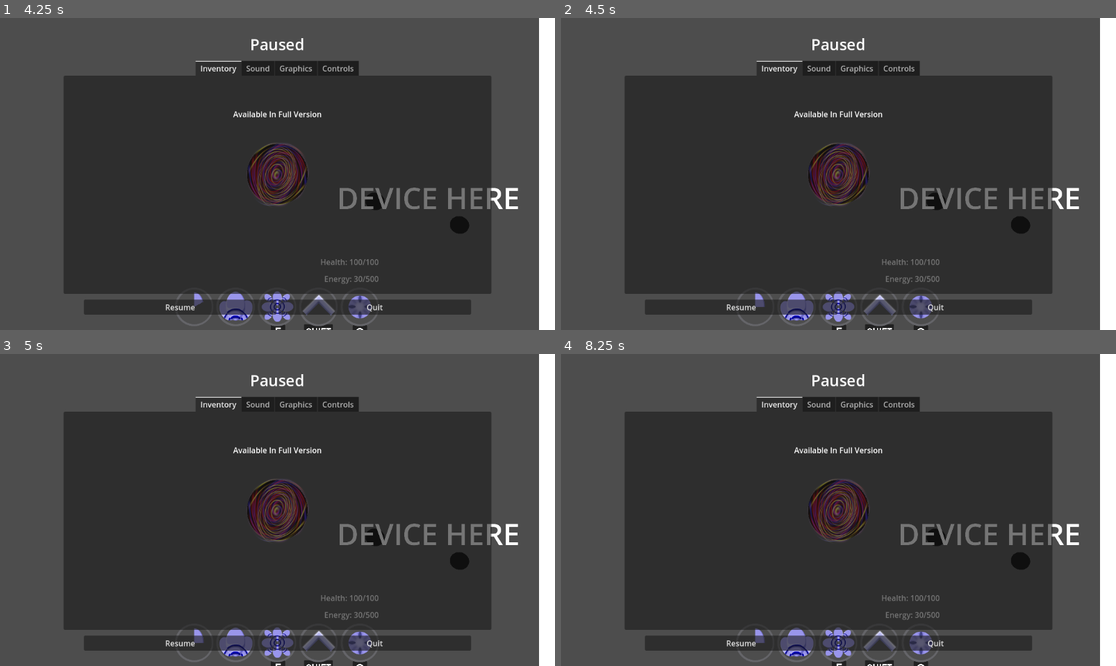
Above: before the commit, frames 1-4 (two rows, left to right).
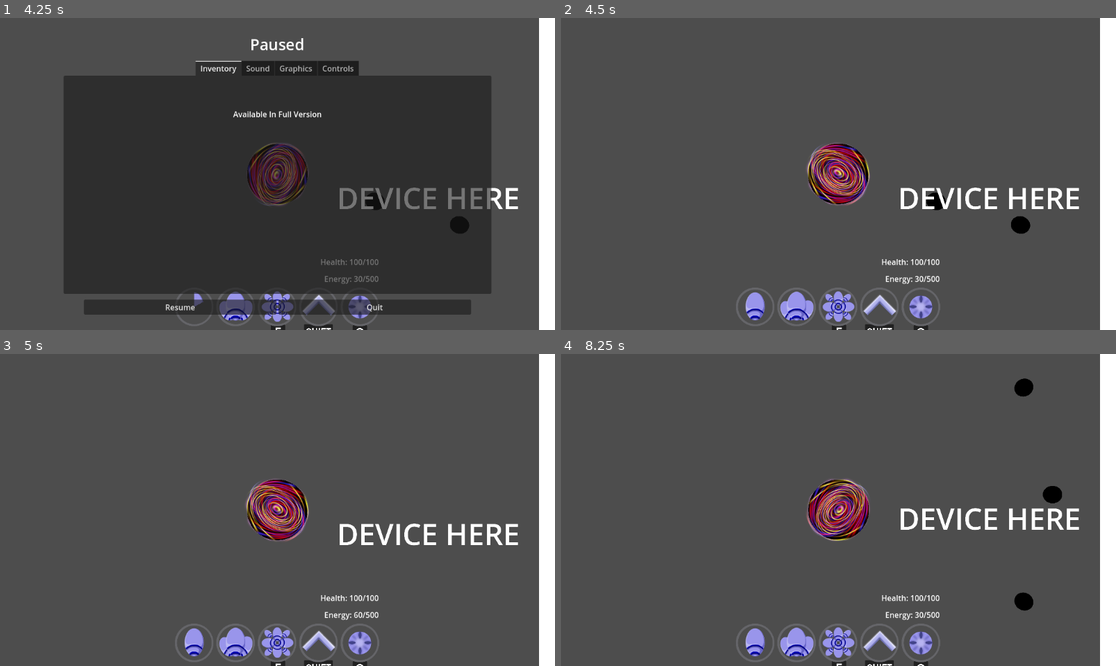
Above: after the commit, the same moments.

Repository: starlight426/TeamSevenGame
Game: Godot game, scene res://main.tscn
Same seed, same stepped clock (60 frames per second), same inputs: the game is played once before the commit and once after it.
Inputs (mouse positions are in pixels of both pictures, inside the frame that each line leads up to):
- Up to frame 1 (4.25 s): move the mouse to (399, 158) at 0.52 s; hold E (e_press) 0.53-1.28 s; move the mouse to (166, 189) at 1.27 s; tap A (a_press) at 1.35 s; tap E (e_press) at 1.55, 2.3, 2.85, 3.8 s; move the mouse to (333, 105) at 2.02 s; hold D (d_press) 2.03-2.78 s; move the mouse to (249, 236) at 2.77 s; move the mouse to (444, 220) at 3.52 s; press the mouse at (444, 220) at 3.53 s; tap Escape (pause) at 4.15 s
- Up to frame 2 (4.5 s): release the mouse at (1005, 220) at 4.25 s; click "Resume" at 4.25 s
- Up to frame 3 (5 s): no input
- Up to frame 4 (8.25 s): click (738, 644) at 5 s, where only the run before the commit has a clickable "Resume"; click (738, 644) at 5.75 s, where only the run before the commit has a clickable "Resume"; move the mouse to (672, 463) at 6.52 s; tap Q (q_press) at 6.6 s; tap E (e_press) at 6.8, 7.55 s; move the mouse to (866, 510) at 7.27 s; hold Right mouse button (right_click) 7.28-8.03 s; move the mouse to (755, 432) at 8.02 s; tap S (s_press) at 8.1 s

Frame 1 is identical in both runs. In frame 2, 58% of the frame differs, in the area x 11-89%, y 6-97%; in frame 3, 58%; in frame 4, 59%, in the area x 11-94%, y 6-97%.

Commit message:
Pause Menu Fixed

Diff:
--- a/UI Scenes/pause_menu.gd
+++ b/UI Scenes/pause_menu.gd
@@ -12,7 +12,7 @@
 	set_process(false)
 
 func on_resume_pressed() -> void:
-	main.pauseMenu()
+	get_parent().get_parent().pauseMenu()
 
 func on_quit_pressed() -> void:
 	get_tree().quit()
--- a/UI Scenes/pause_menu.gdshader
+++ /dev/null
@@ -1,14 +0,0 @@
-shader_type canvas_item;
-
-void vertex() {
-	// Called for every vertex the material is visible on.
-}
-
-void fragment() {
-	// Called for every pixel the material is visible on.
-}
-
-//void light() {
-//	// Called for every pixel for every light affecting the CanvasItem.
-//	// Uncomment to replace the default light processing function with this one.
-//}
--- a/UI Scenes/pause_menu.tscn
+++ b/UI Scenes/pause_menu.tscn
@@ -175,6 +175,7 @@
 layout_mode = 2
 size_flags_horizontal = 4
 size_flags_vertical = 8
+action_mode = 0
 text = "Resume"
 
 [node name="Quit_Button" type="Button" parent="MarginContainer/VBoxContainer/HBoxContainer"]
--- a/UI Scenes/player_ui.tscn
+++ b/UI Scenes/player_ui.tscn
@@ -113,6 +113,7 @@
 [node name="Action5" type="TextureProgressBar" parent="MoveIconsBar"]
 layout_mode = 2
 value = 100.0
+fill_mode = 4
 texture_under = ExtResource("1_k4ew6")
 texture_progress = ExtResource("7_07fkh")
 
--- a/main.gd
+++ b/main.gd
@@ -1,6 +1,6 @@
 extends Node2D
 
-@onready var pause_menu: PauseMenu = $CanvasLayer/PauseMenu
+@onready var pause_menu: PauseMenu = $CanvasLayer2/PauseMenu
 var paused = false
 var player_node
 
@@ -22,11 +22,9 @@
 		pause_menu.hide()
 		player_node.is_paused = false
 		Engine.time_scale = 1
-		pause_menu.set_process_input(false)
 	else:
 		pause_menu.show()
 		player_node.is_paused = true
 		Engine.time_scale = 0
-		pause_menu.set_process_input(true)
 
 	paused = !paused
--- a/main.tscn
+++ b/main.tscn
@@ -9,11 +9,14 @@
 [node name="Main" type="Node2D"]
 script = ExtResource("1_ipmiu")
 
-[node name="CanvasLayer" type="CanvasLayer" parent="."]
+[node name="CanvasLayer2" type="CanvasLayer" parent="."]
+layer = 100
 
-[node name="PauseMenu" parent="CanvasLayer" instance=ExtResource("5_lquwl")]
+[node name="PauseMenu" parent="CanvasLayer2" instance=ExtResource("5_lquwl")]
 visible = false
 z_index = 10
+
+[node name="CanvasLayer" type="CanvasLayer" parent="."]
 
 [node name="PlayerUI" parent="CanvasLayer" instance=ExtResource("4_1bvp3")]
 
Not shown, removed: UI Scenes/pause_menu.gdshader.uid
